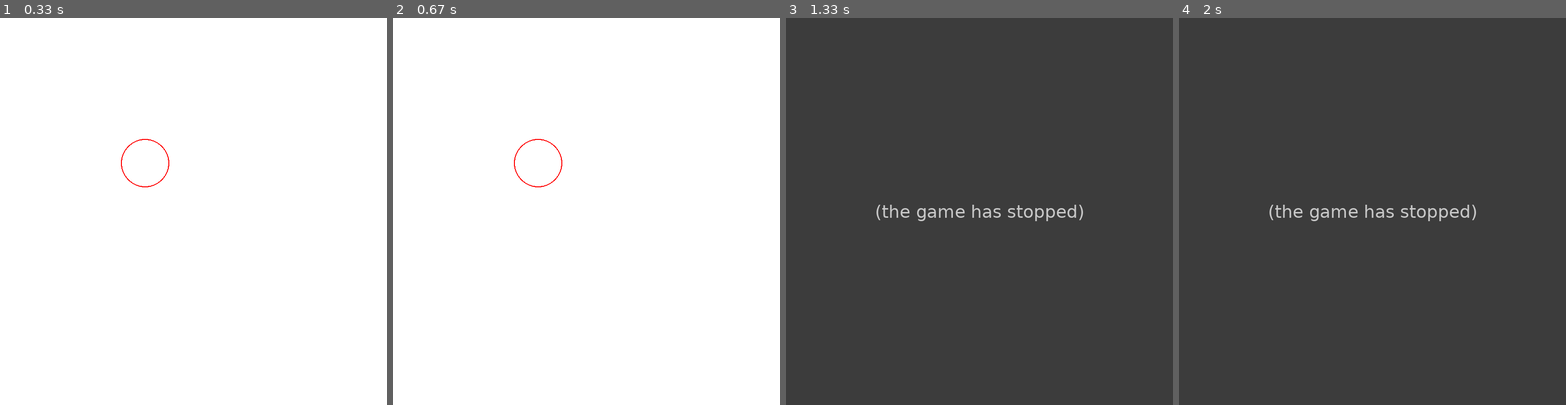
Above: before the commit, frames 1-4 (left to right).
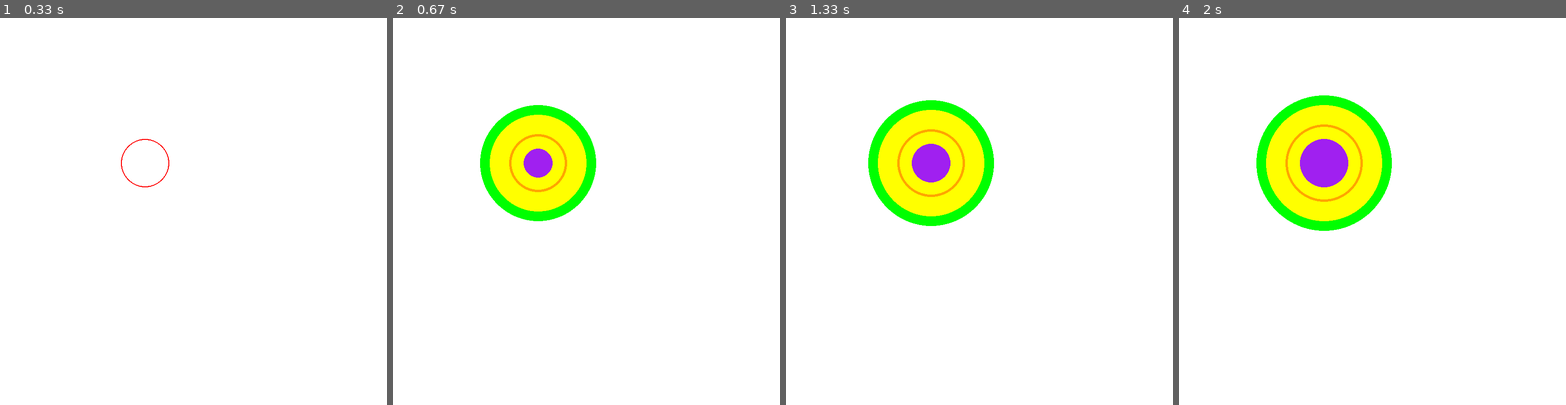
Above: after the commit, the same moments.

Repository: AbdulAlt/Pygame-Dev-2
Game: pygame game, started from mutlicolored.py
The game is run twice, just before and just after one commit, with the same random seed, the same clock (stepped at 60 frames per second) and the same inputs.
Inputs (mouse positions are in pixels of both pictures, inside the frame that each line leads up to):
- Up to frame 1 (0.33 s): no input
- Up to frame 2 (0.67 s): press the mouse at (586, 238) at 0.37 s; move the mouse to (540, 226) at 0.47 s; release the mouse at (493, 215) at 0.6 s
- Up to frame 3 (1.33 s): press the mouse at (979, 238) at 0.7 s; move the mouse to (1010, 157) at 0.8 s; release the mouse at (1037, 76) at 0.93 s; press the mouse at (979, 238) at 1.27 s
- Up to frame 4 (2 s): move the mouse to (1376, 157) at 1.37 s; release the mouse at (1380, 79) at 1.5 s; press the mouse at (1372, 238) at 1.87 s; move the mouse to (1376, 246) at 1.97 s

Frame 1 is identical in both runs. In frame 2, 7.0% of the frame differs, in the area x 22-53%, y 22-53%; in frame 3, 100%, in the area x 0-100%, y 0-100%; in frame 4, 100%.
Error before the commit: NameError: name 'blue_circle' is not defined (mutlicolored.py line 45); the game stopped at 0.7 s (later frames are placeholders)

Commit message:
Update mutlicolored.py

Diff:
--- a/mutlicolored.py
+++ b/mutlicolored.py
@@ -1,4 +1,5 @@
 import pygame
+import sys
 pygame.init()
 
 # display
@@ -10,7 +11,7 @@
 
 # circle class
 class Circle:
-    def __init__(self, color, pos, radius, width):
+    def __init__(self, color, pos, radius, width = 0):
         self.screen = screen
         self.color = color
         self.width = width
@@ -30,22 +31,28 @@
 pygame.display.update()
 
 # circle object
-green_circle = Circle("green", position, radius + 60, width)
-yellow_circle = Circle("yellow", position, radius + 40, width)
+green_circle = Circle("green", position, radius + 60)
+yellow_circle = Circle("yellow", position, radius + 40)
 orange_circle = Circle("orange", position, radius, 5)
-purple_circle = Circle("purple", position, 20, width)
+purple_circle = Circle("purple", position, 20)
 
 while True:
     for event in pygame.event.get():
         if event.type == pygame.QUIT:
             pygame.quit()
-    for event in pygame.event.get():
-        if event.type == pygame.MOUSEBUTTONDOWN:
+            sys.exit()
+        elif event.type == pygame.MOUSEBUTTONDOWN:
             screen.fill("white")
-            blue_circle.draw()
+            green_circle.draw()
+            yellow_circle.draw()
+            orange_circle.draw()
+            purple_circle.draw()
             pygame.display.update()
-    for event in pygame.event.get():
-        if event.type == pygame.MOUSEBUTTONUP:
+        elif event.type == pygame.MOUSEBUTTONUP:
             screen.fill("white")
-            blue_circle.grow_circle(10)
+            screen.fill("white")
+            green_circle.grow_circle(10)
+            yellow_circle.grow_circle(10)
+            orange_circle.grow_circle(10)
+            purple_circle.grow_circle(10)
             pygame.display.update()
